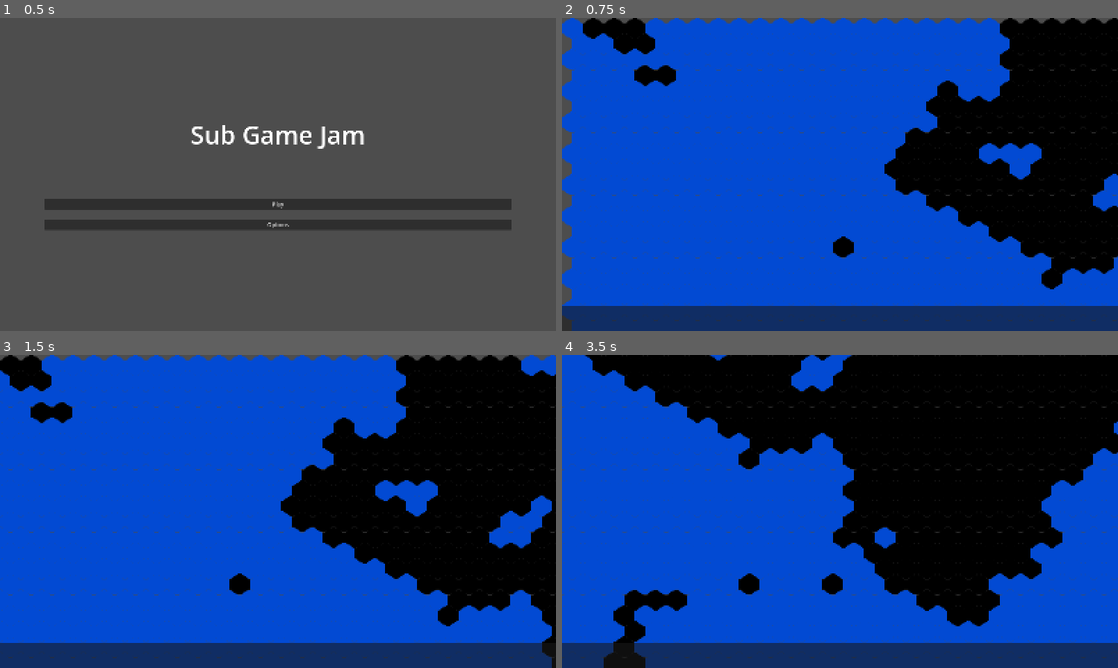
Above: before the commit, frames 1-4 (two rows, left to right).
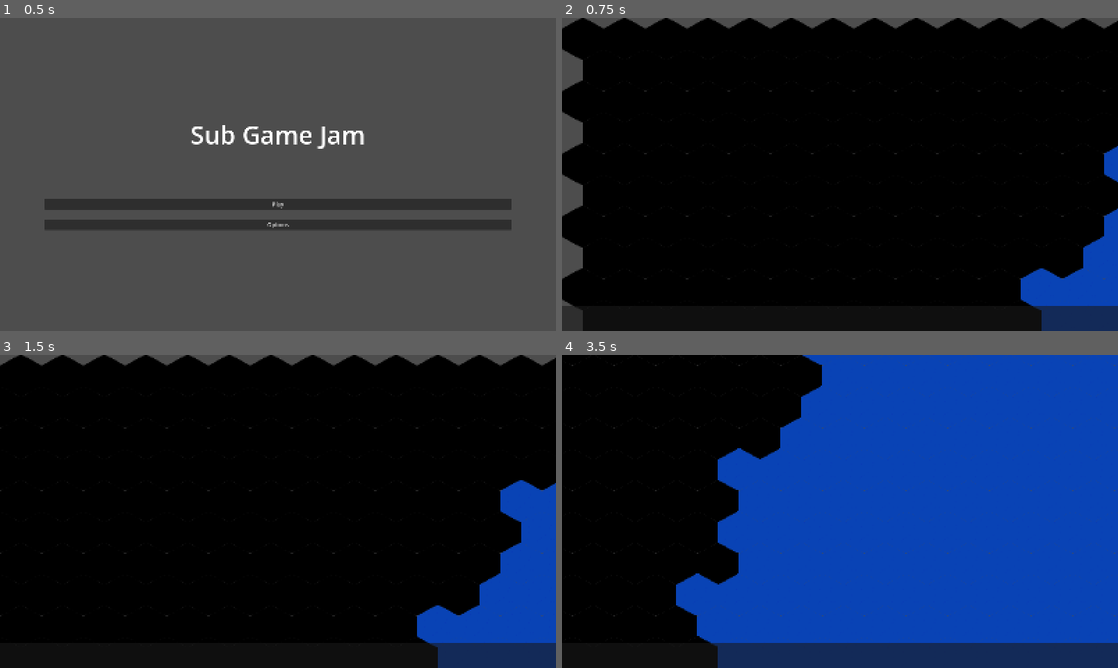
Above: after the commit, the same moments.

Repository: petervanderhook/subjam
Game: Godot game, scene res://scenes/scene_root.tscn
Same seed, same stepped clock (60 frames per second), same inputs: the game is played once before the commit and once after it.
Inputs:
- Up to frame 1 (0.5 s): no input
- Up to frame 2 (0.75 s): click "Play" at 0.5 s
- Up to frame 3 (1.5 s): tap Enter at 1.25 s; hold D (right) from 1.28 s (still down)
- Up to frame 4 (3.5 s): release D (right) at 2.03 s; hold Down (down) 2.03-2.78 s; hold D (right) from 2.78 s (still down)

Frame 1 is identical in both runs. In frame 2, 77% of the frame differs, in the area x 0-100%, y 0-100%; in frame 3, 74%; in frame 4, 85%.

Commit message:
Added generation of tiles

Diff:
--- a/scenes/Level.tscn
+++ b/scenes/Level.tscn
@@ -5,7 +5,7 @@
 
 [sub_resource type="TileSetAtlasSource" id="TileSetAtlasSource_k5jlv"]
 texture = ExtResource("2_k5jlv")
-texture_region_size = Vector2i(20, 20)
+texture_region_size = Vector2i(40, 40)
 0:0/0 = 0
 1:0/0 = 0
 2:0/0 = 0
@@ -17,7 +17,7 @@
 
 [sub_resource type="TileSet" id="TileSet_6vs76"]
 tile_shape = 3
-tile_size = Vector2i(20, 20)
+tile_size = Vector2i(40, 40)
 sources/0 = SubResource("TileSetAtlasSource_k5jlv")
 
 [sub_resource type="FastNoiseLite" id="FastNoiseLite_k5jlv"]
--- a/scripts/levelgen.gd
+++ b/scripts/levelgen.gd
@@ -1,9 +1,10 @@
 extends Node2D
 
 
-const WIDTH = 200
-const HEIGHT = 200
+const WIDTH = 500
+const HEIGHT = 500
 const CELL_SIZE = 5
+const SMOOTH_CYCLES = 4
 
 @onready var cell_node : TileMapLayer = $TileMapLayer
 
@@ -19,6 +20,10 @@
 var grid = []
 
 func _ready():
+	generate_map()
+	smooth_map()
+	fill_isolated(50, 0)
+	fill_isolated(50, 1)
 	draw_map()
 	#print(grid)
 
@@ -26,20 +31,161 @@
 func _process(_delta):
 	pass
 
-
-
-func draw_map():
+func generate_map():
+	grid.clear()
 	var noise = FastNoiseLite.new()
 	noise.seed = 42069
 	noise.noise_type = FastNoiseLite.TYPE_CELLULAR
-	noise.frequency = 0.05
+	noise.frequency = 0.06
 	noise.fractal_type = FastNoiseLite.FRACTAL_RIDGED
 
 	for x in range(WIDTH):
+		grid.append([])
 		for y in range(HEIGHT):
 			var noise_value = noise.get_noise_2d(x, y) + 0.5
+			if noise_value > 0.45:
+				grid[x].append(0)
+			else:
+				grid[x].append(1)
+
+func draw_map():
+	for x in range(WIDTH):
+		for y in range(HEIGHT):
 			var tile_pos = Vector2i(x, y)
-			if noise_value < 0.3:
+			if grid[x][y] < 0.3:
 				cell_node.set_cell(tile_pos, 0, black_tile)
 			else:
-				cell_node.set_cell(tile_pos, 0, blue_tile)
+				if y < 90:
+					cell_node.set_cell(tile_pos, 0, lighter_blue_tile)
+				if y < 110:
+					var threshold = 100
+					var blend_range = 10
+
+					var dist = y - threshold
+
+					if abs(dist) <= blend_range:
+						var transition = float(dist + blend_range) / (blend_range * 2.0)
+						if randf() < transition:
+							cell_node.set_cell(tile_pos, 0, light_blue_tile)
+						else:
+							cell_node.set_cell(tile_pos, 0, lighter_blue_tile)
+				elif y < 190:
+					cell_node.set_cell(tile_pos, 0, light_blue_tile)
+
+				elif y < 210:
+					var threshold = 200
+					var blend_range = 10
+
+					var dist = y - threshold
+
+					if abs(dist) <= blend_range:
+						var transition = float(dist + blend_range) / (blend_range * 2.0)
+						if randf() < transition:
+							cell_node.set_cell(tile_pos, 0, blue_tile)
+						else:
+							cell_node.set_cell(tile_pos, 0, light_blue_tile)
+				elif y < 290:
+					cell_node.set_cell(tile_pos, 0, blue_tile)
+				elif y < 310:
+					var threshold = 300
+					var blend_range = 10
+
+					var dist = y - threshold
+
+					if abs(dist) <= blend_range:
+						var transition = float(dist + blend_range) / (blend_range * 2.0)
+						if randf() < transition:
+							cell_node.set_cell(tile_pos, 0, dark_blue_tile)
+						else:
+							cell_node.set_cell(tile_pos, 0, blue_tile)
+
+				elif y < 390:
+					cell_node.set_cell(tile_pos, 0, dark_blue_tile)
+				elif y < 410:
+					var threshold = 400
+					var blend_range = 10
+
+					var dist = y - threshold
+
+					if abs(dist) <= blend_range:
+						var transition = float(dist + blend_range) / (blend_range * 2.0)
+						if randf() < transition:
+							cell_node.set_cell(tile_pos, 0, darker_blue_tile)
+						else:
+							cell_node.set_cell(tile_pos, 0, dark_blue_tile)
+
+				else:
+					cell_node.set_cell(tile_pos, 0, darker_blue_tile)
+
+func smooth_map():
+	for i in range(SMOOTH_CYCLES):
+		var new_grid = []
+		for x in range(WIDTH):
+			new_grid.append([])
+			for y in range(HEIGHT):
+				var wall_neighbours = get_wall_neighbours(x, y)
+
+				if wall_neighbours > 4:
+					new_grid[x].append(0)
+				elif wall_neighbours < 4:
+					new_grid[x].append(1)
+				else:
+					new_grid[x].append(grid[x][y])
+		grid = new_grid
+
+func fill_isolated(min_size, tile_type):
+	var visited = {}
+	for x in range(WIDTH):
+		for y in range(HEIGHT):
+			var tile_pos = Vector2i(x, y)
+			if visited.has(tile_pos):
+				continue
+			if grid[x][y] != tile_type:
+				continue
+
+			var region = fill(x, y, tile_type, visited)
+			if region.size() < min_size:
+				var replace_with
+				if tile_type == 0:
+					replace_with = 1
+				else:
+					replace_with = 0
+				for cell in region:
+					grid[cell.x][cell.y] = replace_with
+
+func fill(start_x, start_y, tile_type, visited):
+	var stack = [Vector2i(start_x, start_y)]
+	var region = []
+
+	while stack.size() > 0:
+		var pos = stack.pop_back()
+		if (pos.x < 0) or (pos.x >= WIDTH) or (pos.y < 0) or (pos.y >= HEIGHT):
+			continue
+		if visited.has(pos):
+			continue
+		if grid[pos.x][pos.y] != tile_type:
+			continue
+
+		visited[pos] = true
+		region.append(pos)
+
+		stack.append(pos + Vector2i(1, 0))
+		stack.append(pos + Vector2i(-1, 0))
+		stack.append(pos + Vector2i(0, 1))
+		stack.append(pos + Vector2i(0, -1))
+	return region
+
+func get_wall_neighbours(x, y):
+	var count = 0
+	for nx in range(-1, 2):
+		for ny in range(-1, 2):
+			if nx == 0 and ny == 0:
+				continue
+			var new_x = x + nx
+			var new_y = y + ny
+
+			if (new_x < 0) or (new_x >= WIDTH) or (new_y < 0) or (new_y >= HEIGHT):
+				count += 1
+			elif grid[new_x][new_y] == 0:
+				count += 1
+	return count
Binary file changed: textures/cell_atlas.png
